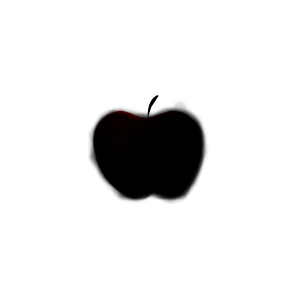
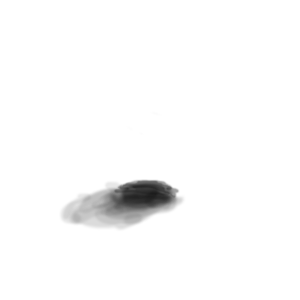
Layers edited between the first and the second 300px x 300px image:
hid "stem" over [147, 95, 159, 119]
hid "shade 14", moved it into group "shade" over [92, 110, 200, 196]
hid "shade 13", moved it into group "shade" over [91, 109, 204, 200]
hid "shade 12", moved it into group "shade" over [92, 108, 202, 190]
hid "shade 11", moved it into group "shade" over [100, 119, 203, 198]
hid "shade 10", moved it into group "shade" over [92, 109, 204, 198]
hid "shade 9", moved it into group "shade" over [87, 108, 203, 194]
hid "shade 8", moved it into group "shade" over [90, 107, 200, 198]
hid "shade 7", moved it into group "shade" over [111, 105, 208, 206]
hid "shade 6", moved it into group "shade" over [111, 105, 206, 196]
hid "shade 5", moved it into group "shade" over [98, 120, 206, 203]
hid "shade 4", moved it into group "shade" over [86, 106, 206, 196]
hid "shade 3", moved it into group "shade" over [120, 110, 181, 191]
hid "shade 2", moved it into group "shade" over [97, 99, 209, 200]
moved "shade 1" into group "shade" over [91, 108, 209, 204]
hid "apple base" over [94, 110, 202, 199]
showed "shadow", painted on it over [59, 111, 186, 231]
